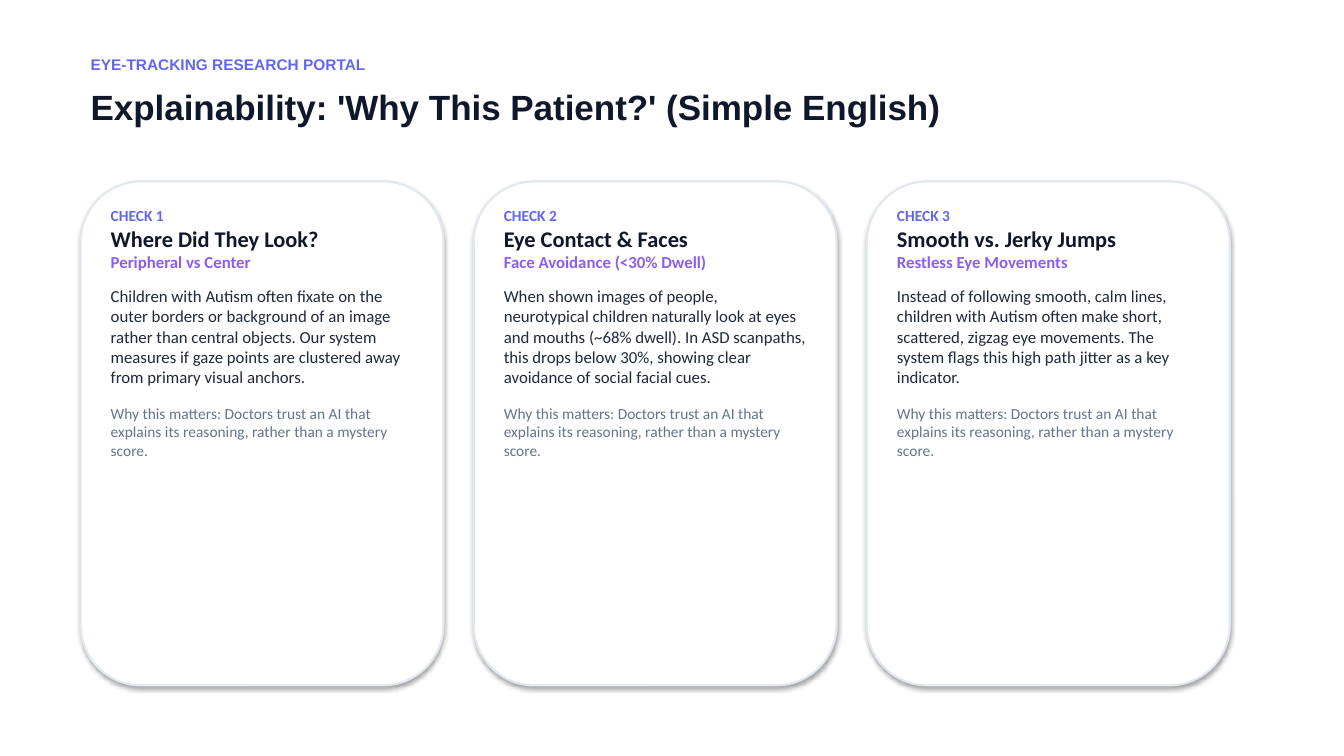
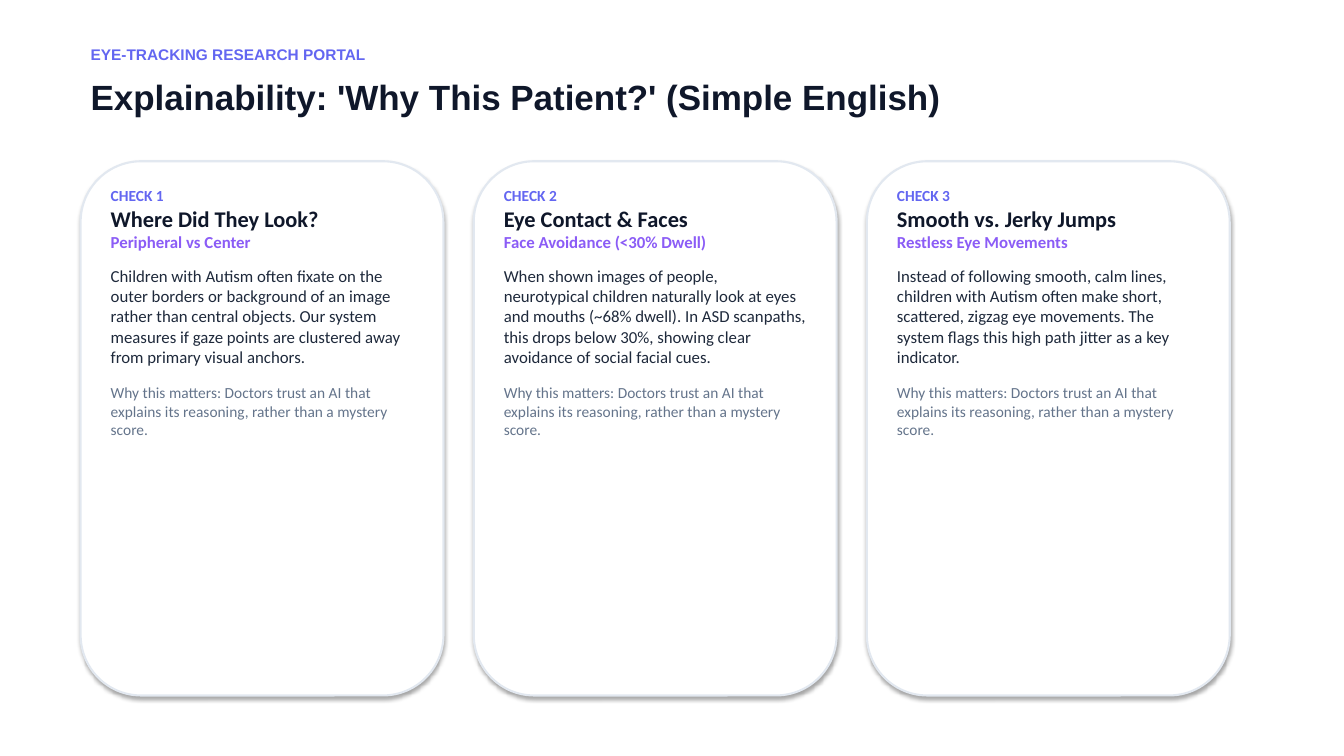
Before and after one commit to nandini-rathod/asd-eye-tracking, a slide deck: slide 8 of ASD_EyeTracking_Presentation.pptx. Drawn at 1344x756 pixels with LibreOffice and Linux fonts; fonts in the diff are those of the drawing. Boxes give left, top, right and bottom in pixels: in the first picture for what was removed or moved away, otherwise in the second. Text is boxed around its words. In the diff, an @@ line names an element or a change of style, - is before the commit and + after.

```diff
--- a/ASD_EyeTracking_Presentation.pptx
+++ b/ASD_EyeTracking_Presentation.pptx
@@ text "EYE-TRACKING RESEARCH PORTAL": place and size @@
-text "EYE-TRACKING RESEARCH PORTAL" at <box>91,59,365,70</box>
+text "EYE-TRACKING RESEARCH PORTAL" at <box>91,49,365,60</box>
@@ text "Explainability: 'Why This Patient?' (Simple ...": place and size @@
-text "Explainability: 'Why This Patient?' (Simple ..." at <box>91,94,940,127</box>
+text "Explainability: 'Why This Patient?' (Simple ..." at <box>91,84,940,117</box>
@@ rounded rectangle: place and size @@
-rounded rectangle at <box>81,181,444,686</box>
+rounded rectangle at <box>81,161,444,696</box>
@@ rounded rectangle: place and size @@
-rounded rectangle at <box>474,181,837,686</box>
+rounded rectangle at <box>474,161,837,696</box>
@@ rounded rectangle: place and size @@
-rounded rectangle at <box>867,181,1230,686</box>
+rounded rectangle at <box>867,161,1230,696</box>
@@ text "CHECK 1": place and size @@
-text "CHECK 1" at <box>111,211,400,456</box>
+text "CHECK 1" at <box>111,191,400,435</box>
@@ text "CHECK 2": place and size @@
-text "CHECK 2" at <box>504,211,805,456</box>
+text "CHECK 2" at <box>504,191,805,435</box>
@@ text "CHECK 3": place and size @@
-text "CHECK 3" at <box>897,211,1174,456</box>
+text "CHECK 3" at <box>897,191,1174,435</box>
```
Also in this commit, not shown: 7 other slides changed, 1 slide added, 1 slide removed, 4 other files.
